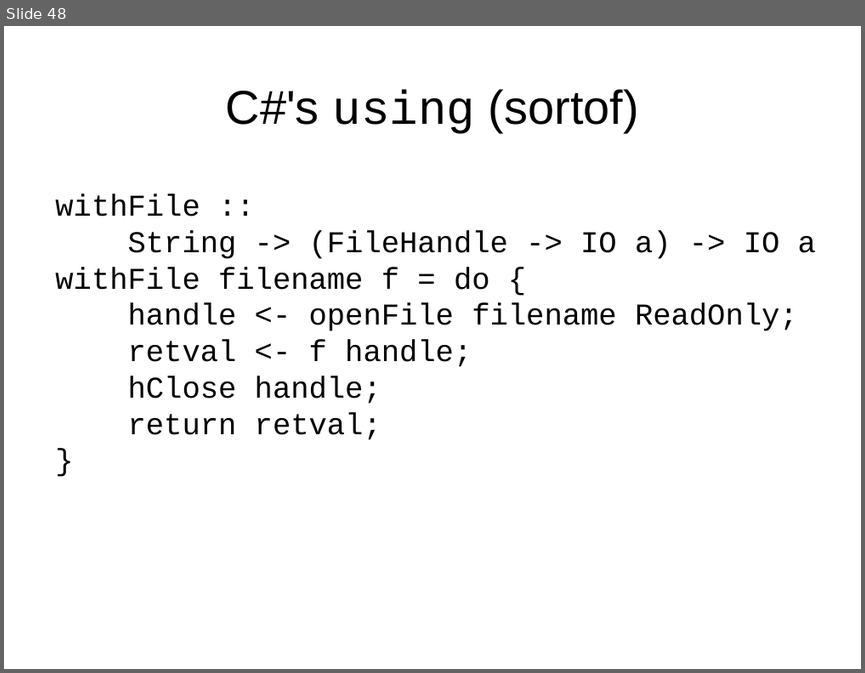
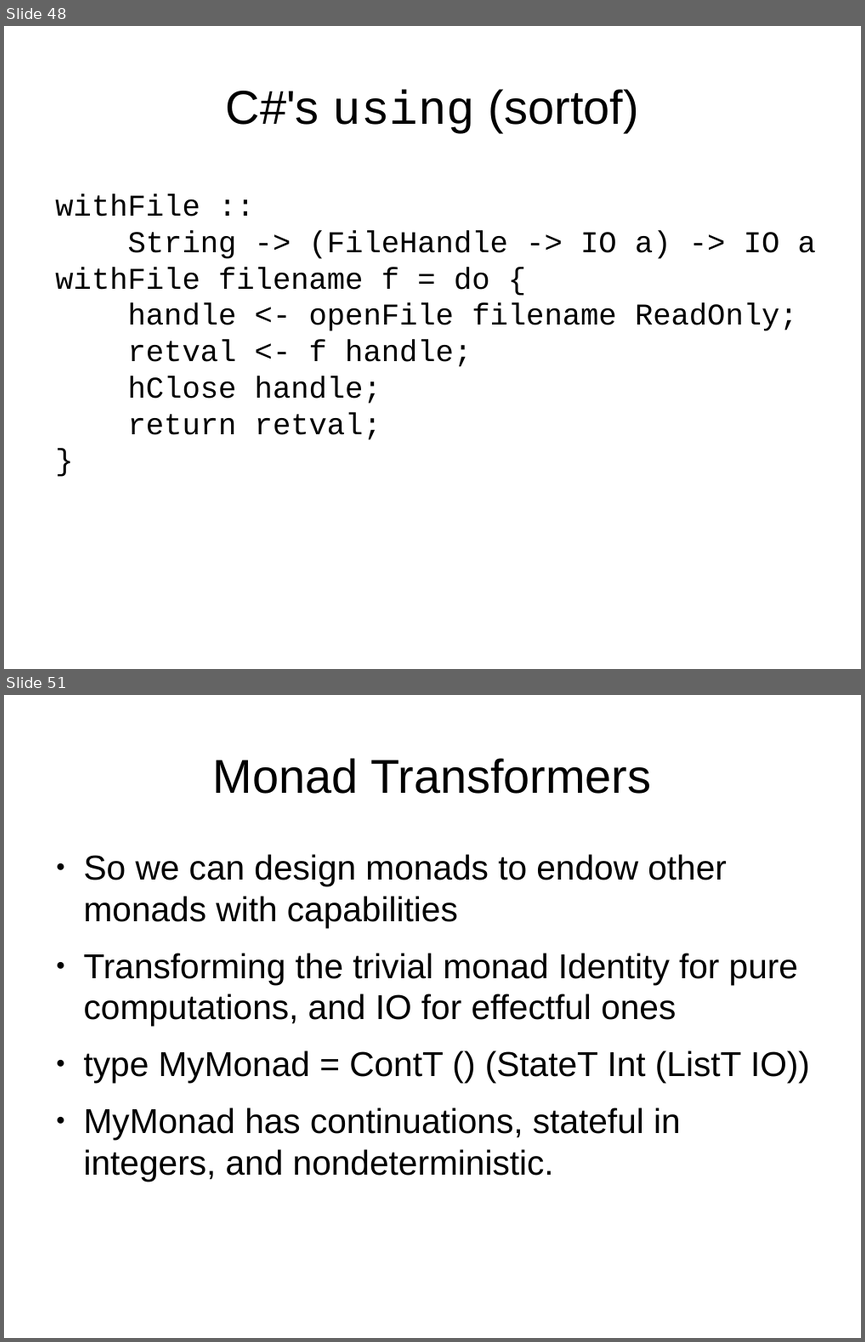
Before and after one commit to luqui/luqui-misc, a slide deck: work/present/monads/monads.odp. Shown one above the other, each under a label of ours: slide 48 before the commit, slides 48 and 51 after it; the slides between them are not shown. The pictures are 865x673 and 865x1342 pixels, drawn with LibreOffice and Linux fonts; fonts in the diff are those of the drawing. Boxes give left, top, right and bottom in pixels: in the first picture for what was removed or moved away, otherwise in the second. Text is boxed around its words. In the diff, an @@ line names an element or a change of style, - is before the commit and + after.

```diff
--- a/work/present/monads/monads.odp
+++ b/work/present/monads/monads.odp
@@ slide 51 added at bbox=[4, 695, 861, 1338], background #FFFFFF @@
@@ title added at bbox=[213, 758, 651, 794], 44 pt, text #000000 @@
+Monad Transformers
@@ text added at bbox=[84, 854, 810, 1180], 32 pt, text #000000 @@
+● So we can design monads to endow other monads with capabilities
+● Transforming the trivial monad Identity for pure computations, and IO for effectful ones
+● type MyMonad = ContT () (StateT Int (ListT IO))
+● MyMonad has continuations, stateful in integers, and nondeterministic.
```
Also in this commit, not shown: 8 slides changed, 12 other slides added.
